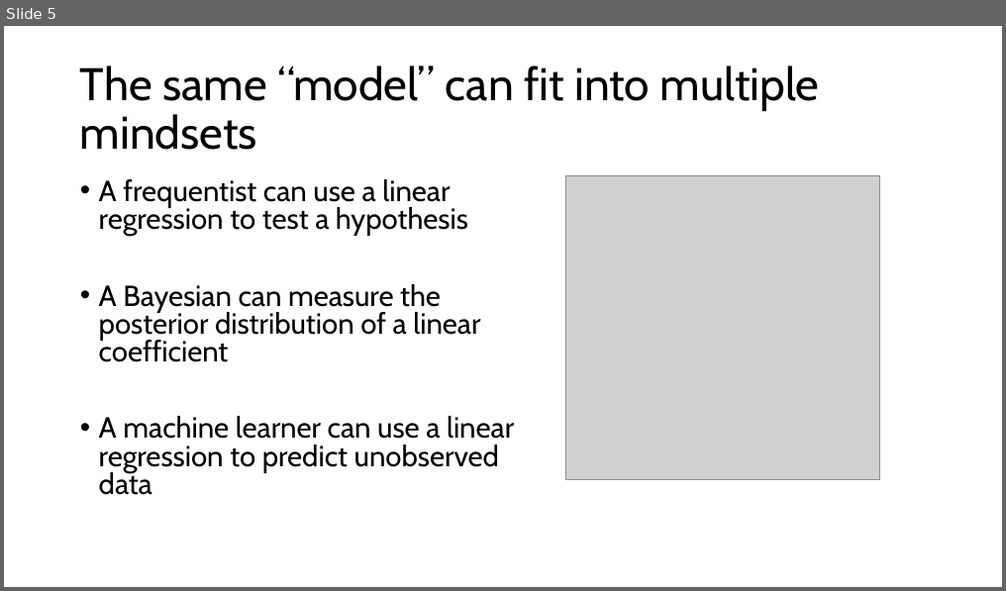
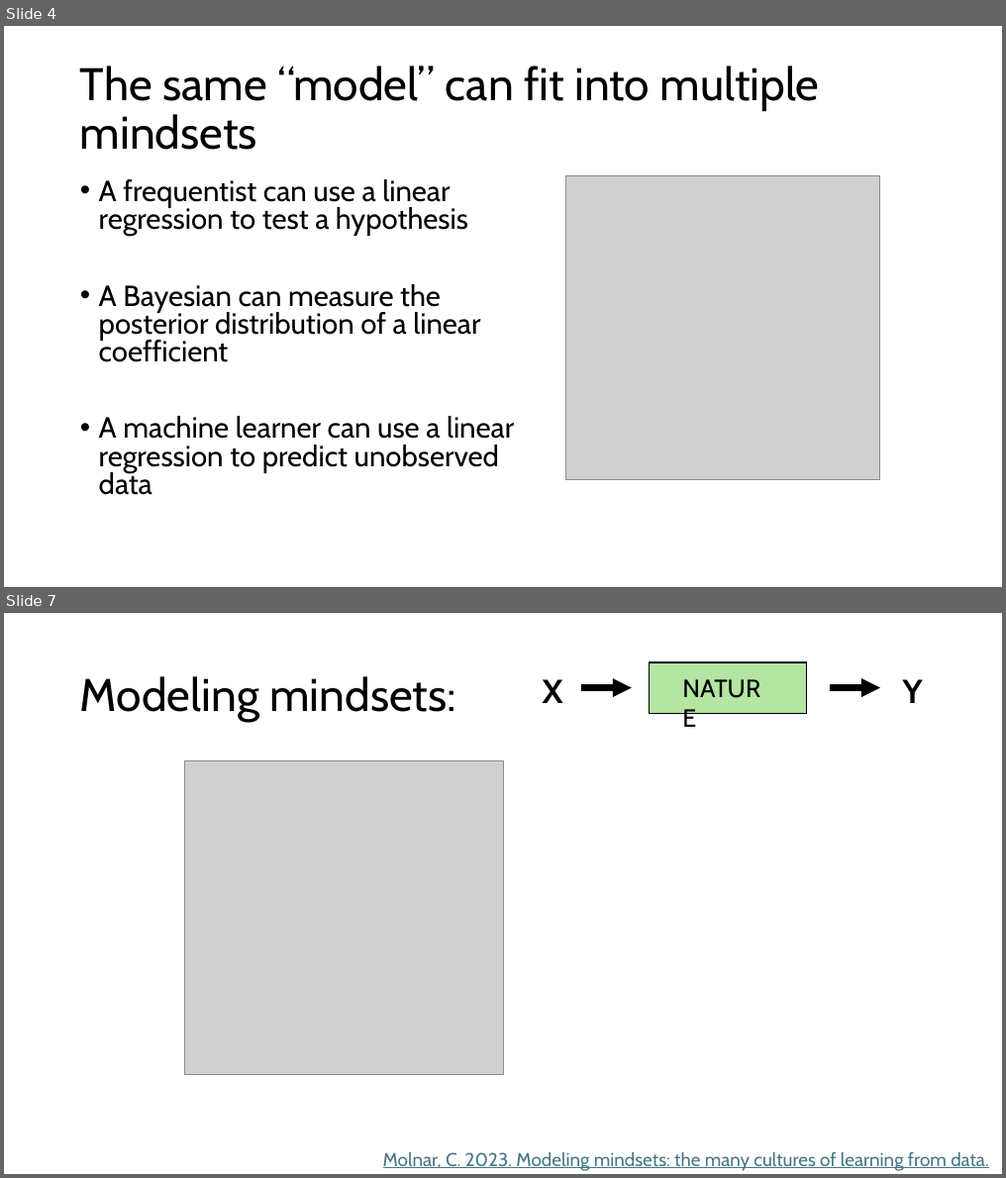
Before and after one commit to grantvagle/ml_methods_workshop, a slide deck: slides/01_what_is_ml.pptx. Shown one above the other, each under a label of ours: slide 5 before the commit, slides 4 and 7 after it; the slides between them are not shown. The pictures are 1006x591 and 1006x1178 pixels, drawn with LibreOffice and Linux fonts; fonts in the diff are those of the drawing; grey boxes stand for pictures. Boxes give left, top, right and bottom in pixels: in the first picture for what was removed or moved away, otherwise in the second. Text is boxed around its words. In the diff, an @@ line names an element or a change of style, - is before the commit and + after.

```diff
--- a/slides/01_what_is_ml.pptx
+++ b/slides/01_what_is_ml.pptx
@@ slide 7 added at (x1=4, y1=613, x2=1002, y2=1174), background #FFFFFF @@
@@ group added at (x1=543, y1=663, x2=923, y2=713): 3 texts, 2 arrows, 1 rectangle @@
+Y
+X
+NATURE
@@ title added at (x1=80, y1=676, x2=456, y2=722), 44 pt, text #000000 @@
+Modeling mindsets:
@@ picture added at (x1=185, y1=761, x2=503, y2=1075) @@
@@ text added at (x1=383, y1=1153, x2=989, y2=1171), 18 pt, text #467886, underline @@
+Molnar, C. 2023. Modeling mindsets: the many cultures of learning from data.
@@ what was slide 5 is now slide 4 @@
```
Also in this commit, not shown: 5 slides changed, 14 other slides added, 3 slides removed.
